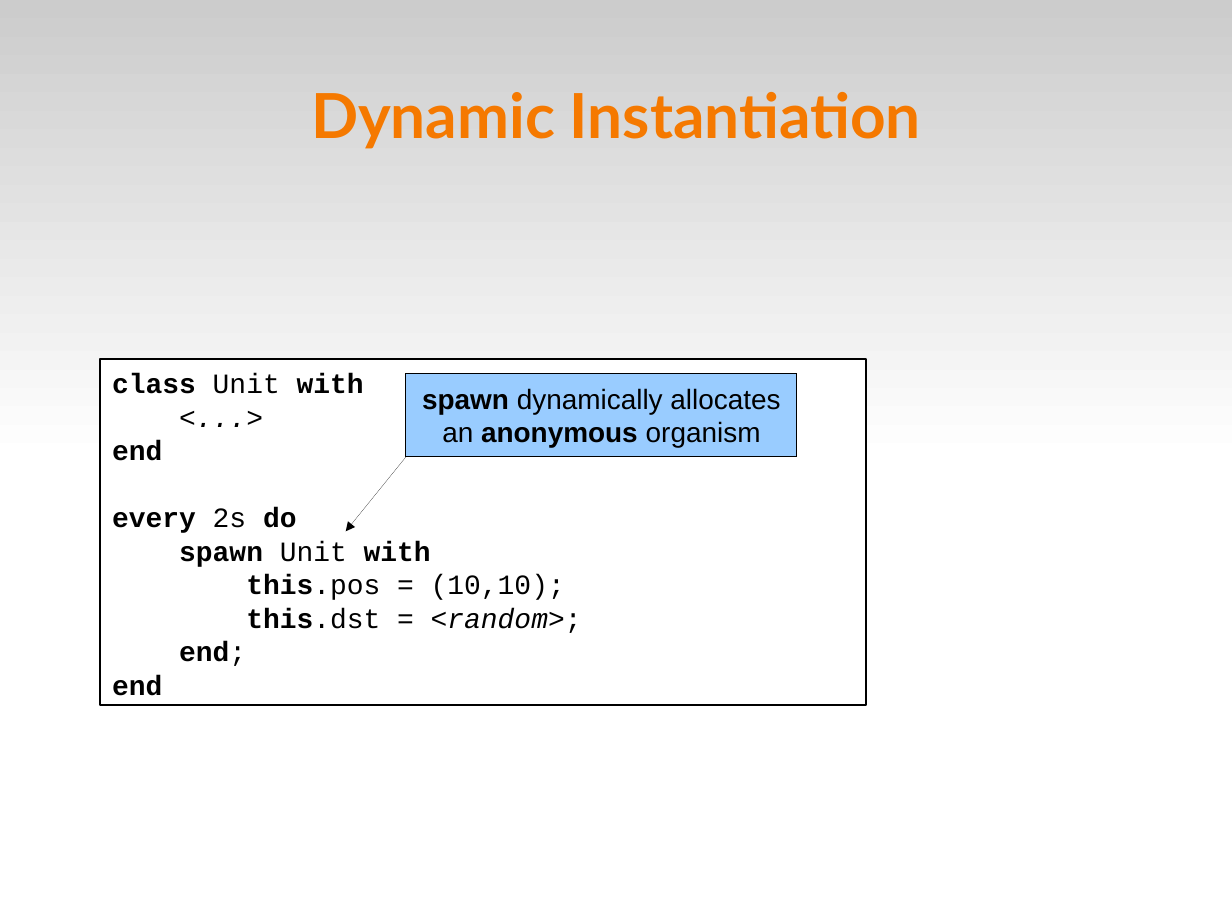
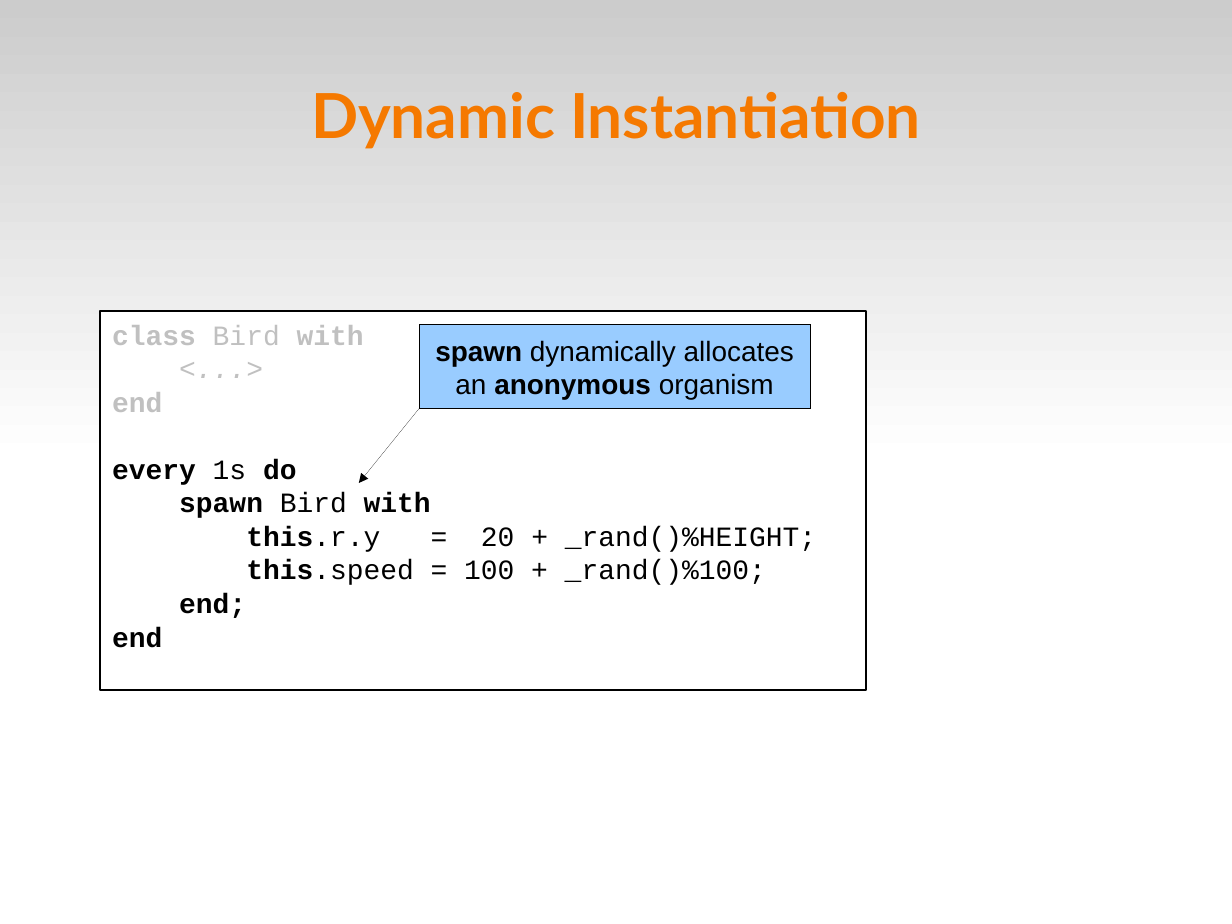
Before and after one commit to fsantanna-no/ceu-docs, a slide deck: slide 13 of ceu_mod.odp (slide 14 before the commit). Drawn at 1232x924 pixels with LibreOffice and Linux fonts; fonts in the diff are those of the drawing. Boxes give left, top, right and bottom in pixels: in the first picture for what was removed or moved away, otherwise in the second. Text is boxed around its words. In the diff, an @@ line names an element or a change of style, - is before the commit and + after.

```diff
--- a/ceu_mod.odp
+++ b/ceu_mod.odp
@@ rectangle "class Bird with": place and size @@
-rectangle "class Bird with" at <box>101,359,866,704</box>
+rectangle "class Bird with" at <box>101,311,866,690</box>
@@ text in rectangle at <box>112,325,364,345</box>: text changed; text colour #000000 to #C0C0C0 @@
-class Unit with
+class Bird with
@@ rectangle "spawn dynamically allocates": place and size @@
-rectangle "spawn dynamically allocates" at <box>406,373,797,457</box>
+rectangle "spawn dynamically allocates" at <box>419,325,811,409</box>
@@ text in rectangle at <box>112,392,246,618</box>: text colour #000000 to #C0C0C0 in "<...>", "end"; bold on in "end;" @@
@@ arrow moved from (406, 457) - (345, 531) to (419, 409) - (359, 483) @@
@@ text in rectangle at <box>112,459,816,585</box>: text changed @@
-every 2s do
-spawn Unit with
-this.pos = (10,10);
-this.dst = <random>;
+every 1s do
+spawn Bird with
+this.r.y = 20 + _rand()%HEIGHT;
+this.speed = 100 + _rand()%100;
```
Also in this commit, not shown: 12 other slides changed, 4 slides added, 15 slides removed.
